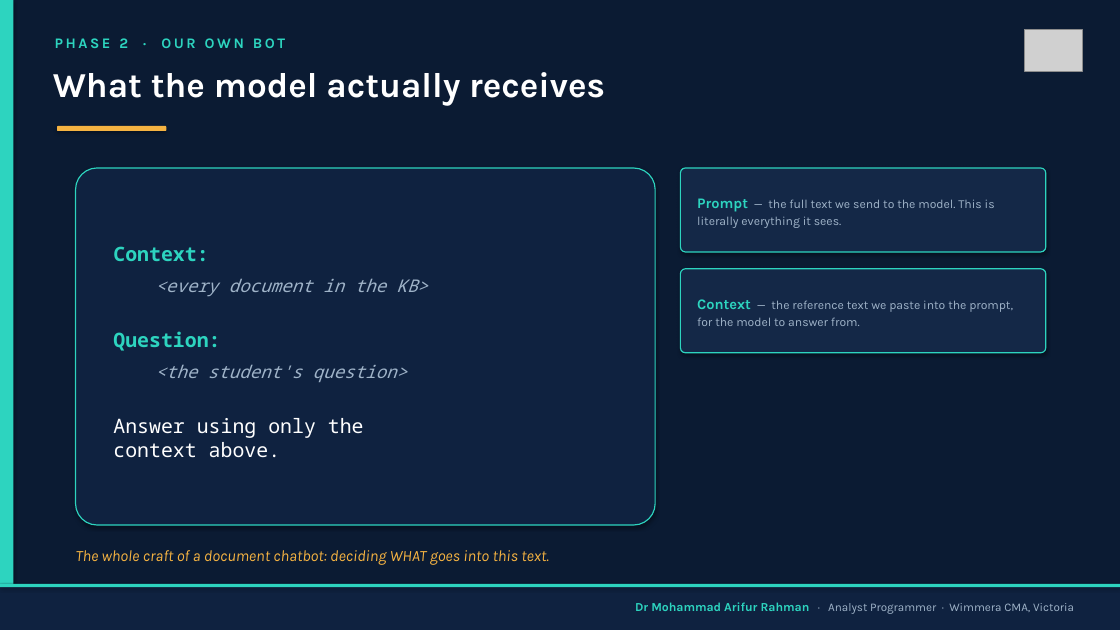
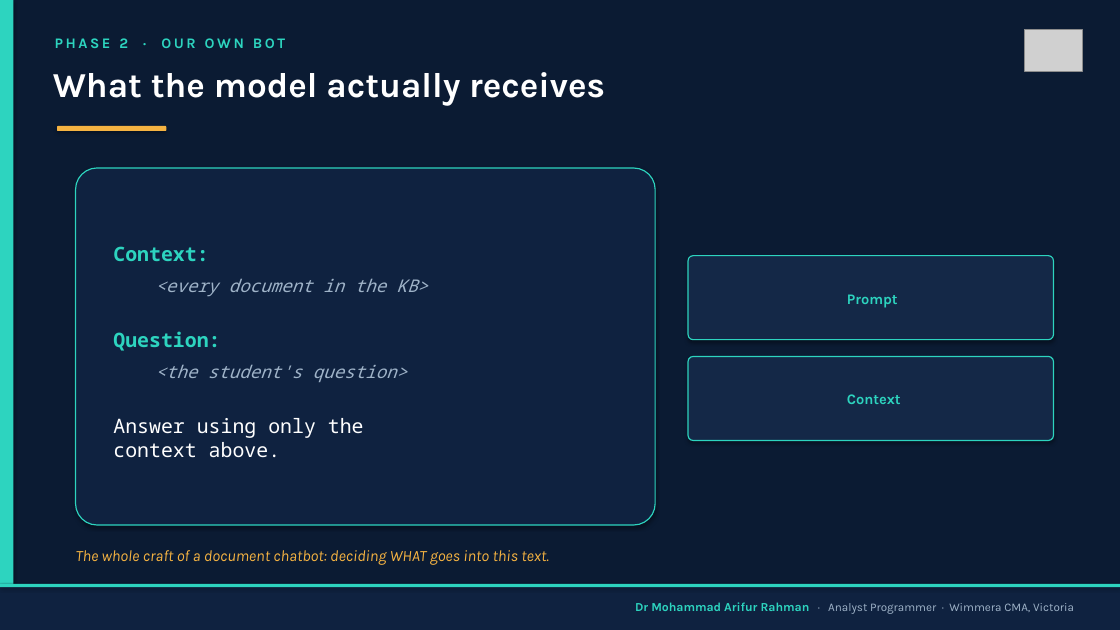
Before and after one commit to arifwcma/induction, a slide deck: slide 5 of lecture/deck.pptx. Drawn at 1120x630 pixels with LibreOffice and Linux fonts; fonts in the diff are those of the drawing; grey boxes stand for pictures. Boxes give left, top, right and bottom in pixels: in the first picture for what was removed or moved away, otherwise in the second. Text is boxed around its words. In the diff, an @@ line names an element or a change of style, - is before the commit and + after.

```diff
--- a/lecture/deck.pptx
+++ b/lecture/deck.pptx
@@ rounded rectangle: place and size @@
-rounded rectangle at (681, 168, 1046, 252)
+rounded rectangle at (688, 255, 1054, 339)
@@ text at (847, 294, 898, 308): text changed; size 10.5 to 12.5 pt; text colour #9FB3C8 to #2DD4BF; bold on @@
-Prompt — the full text we send to the model. This is literally everything it sees.
+Prompt
@@ rounded rectangle: place and size @@
-rounded rectangle at (681, 269, 1046, 353)
+rounded rectangle at (688, 356, 1054, 440)
@@ text at (847, 394, 901, 404): text changed; size 10.5 to 12.5 pt; text colour #9FB3C8 to #2DD4BF; bold on @@
-Context — the reference text we paste into the prompt, for the model to answer from.
+Context
```
Also in this commit, not shown: 5 other slides changed, 1 other file.
